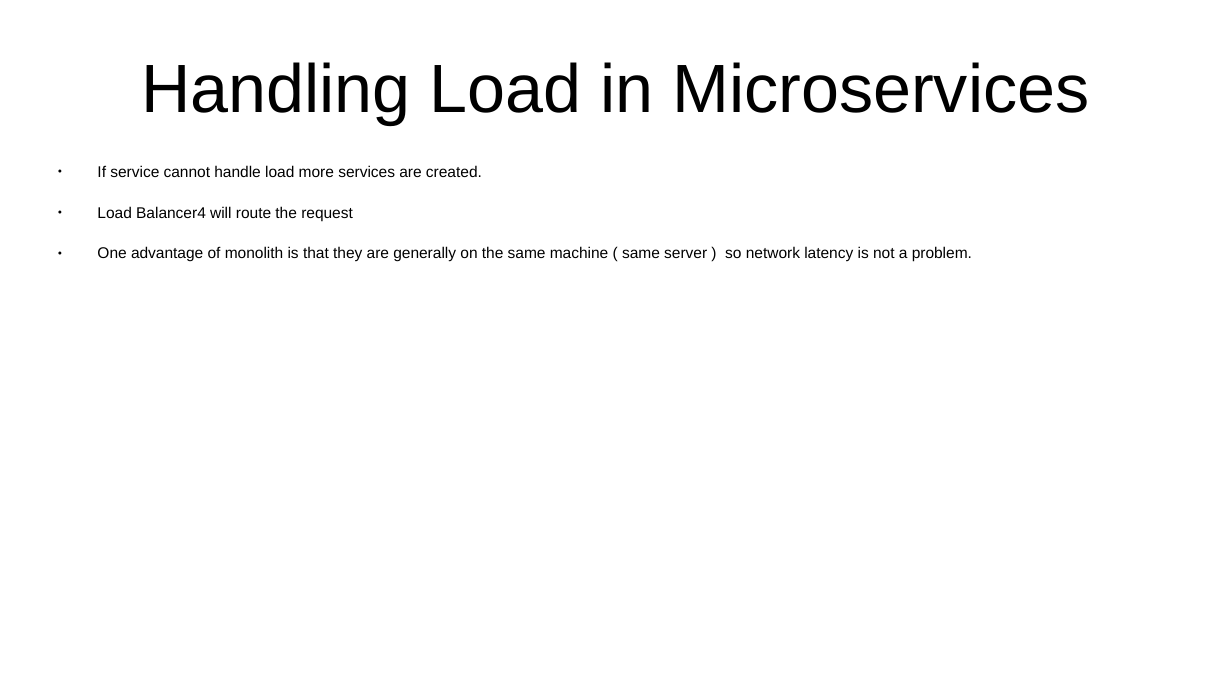
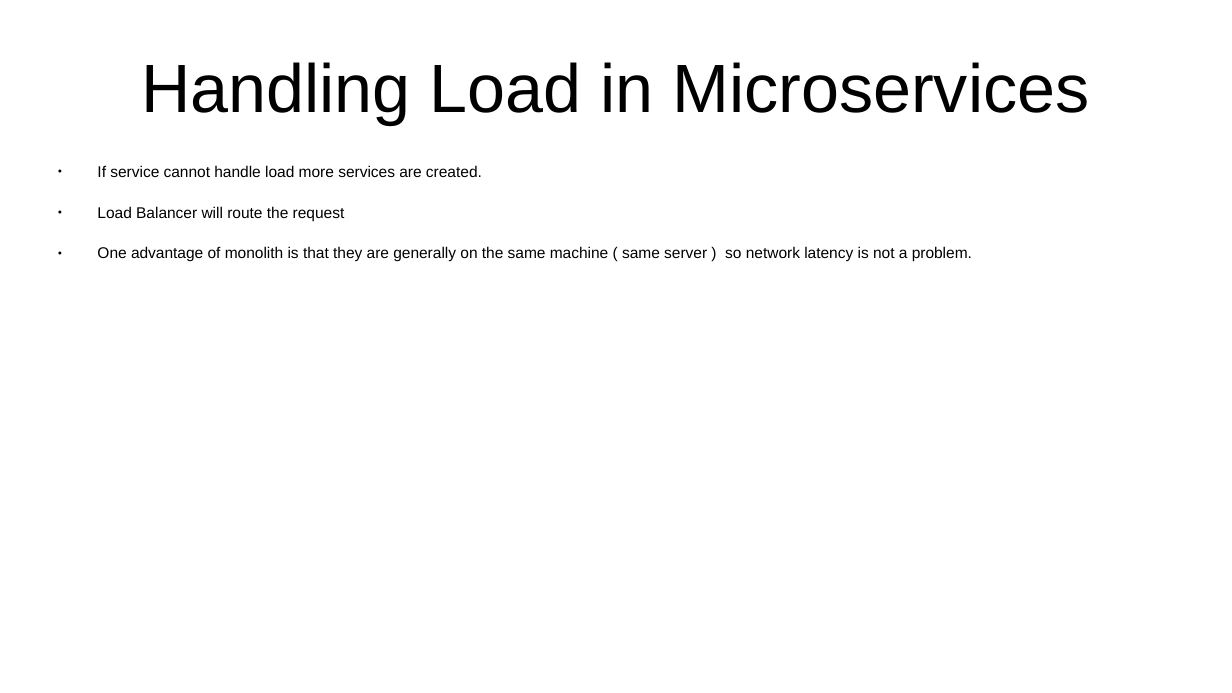
Before and after one commit to CharlesStockman/notesFromCourses, a slide deck: slide 5 of microservices -- definition/Microservice Architecture.odp (slide 4 before the commit). Drawn at 1232x693 pixels with LibreOffice and Linux fonts; fonts in the diff are those of the drawing. Boxes give left, top, right and bottom in pixels: in the first picture for what was removed or moved away, otherwise in the second. Text is boxed around its words. In the diff, an @@ line names an element or a change of style, - is before the commit and + after.

```diff
--- a/microservices -- definition/Microservice Architecture.odp
+++ b/microservices -- definition/Microservice Architecture.odp
@@ text at [97, 206, 345, 221]: text changed @@
-● Load Balancer4 will route the request
+● Load Balancer will route the request
```
Also in this commit, not shown: 6 other slides changed, 13 slides added, 1 slide removed, 25 other files.
